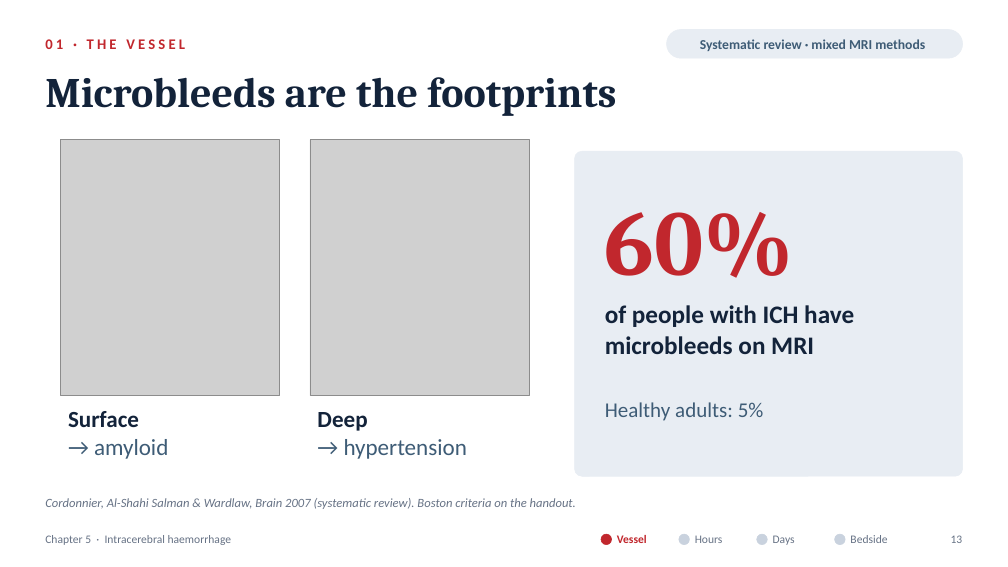
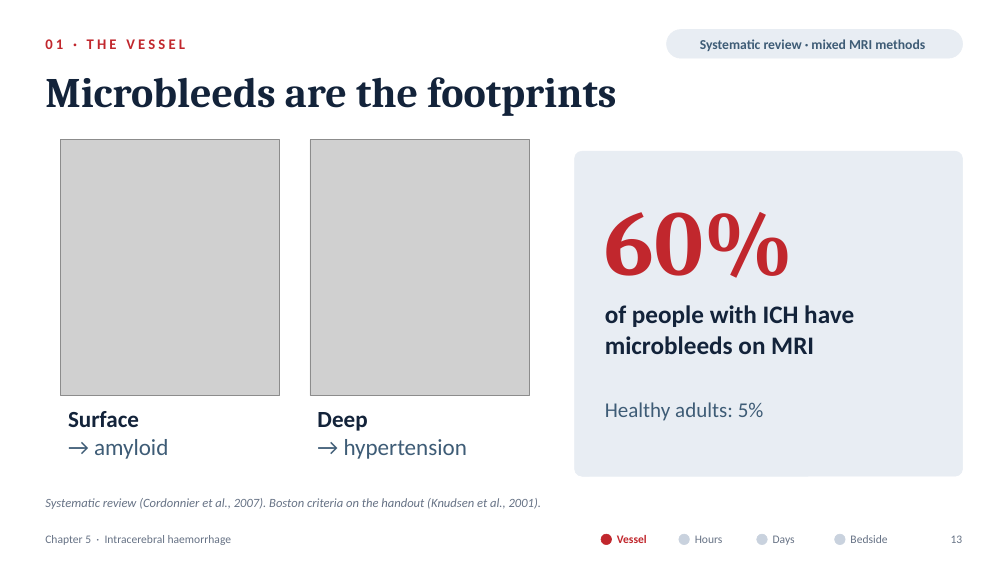
Before and after one commit to fredtom1/fred-Tom-, a slide deck: slide 13 of Chapter5_ICH_Pathophysiology.pptx. Drawn at 1008x567 pixels with LibreOffice and Linux fonts; fonts in the diff are those of the drawing; grey boxes stand for pictures; background and template pictures are left out. Boxes give left, top, right and bottom in pixels: in the first picture for what was removed or moved away, otherwise in the second. Text is boxed around its words. In the diff, an @@ line names an element or a change of style, - is before the commit and + after.

```diff
--- a/Chapter5_ICH_Pathophysiology.pptx
+++ b/Chapter5_ICH_Pathophysiology.pptx
@@ text at box(45, 498, 541, 509): text changed @@
-Cordonnier, Al-Shahi Salman & Wardlaw, Brain 2007 (systematic review). Boston criteria on the handout.
+Systematic review (Cordonnier et al., 2007). Boston criteria on the handout (Knudsen et al., 2001).
```
Also in this commit, not shown: 28 other slides changed, 4 slides added, 2 slides removed, 15 other files.
